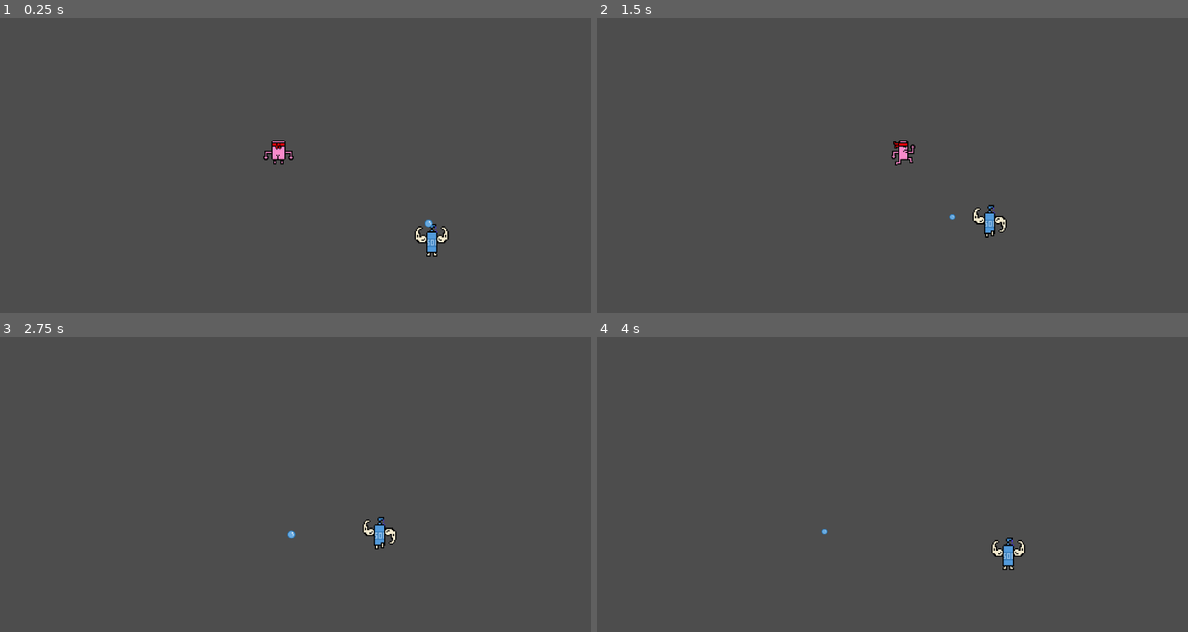
Above: before the commit, frames 1-4 (two rows, left to right).
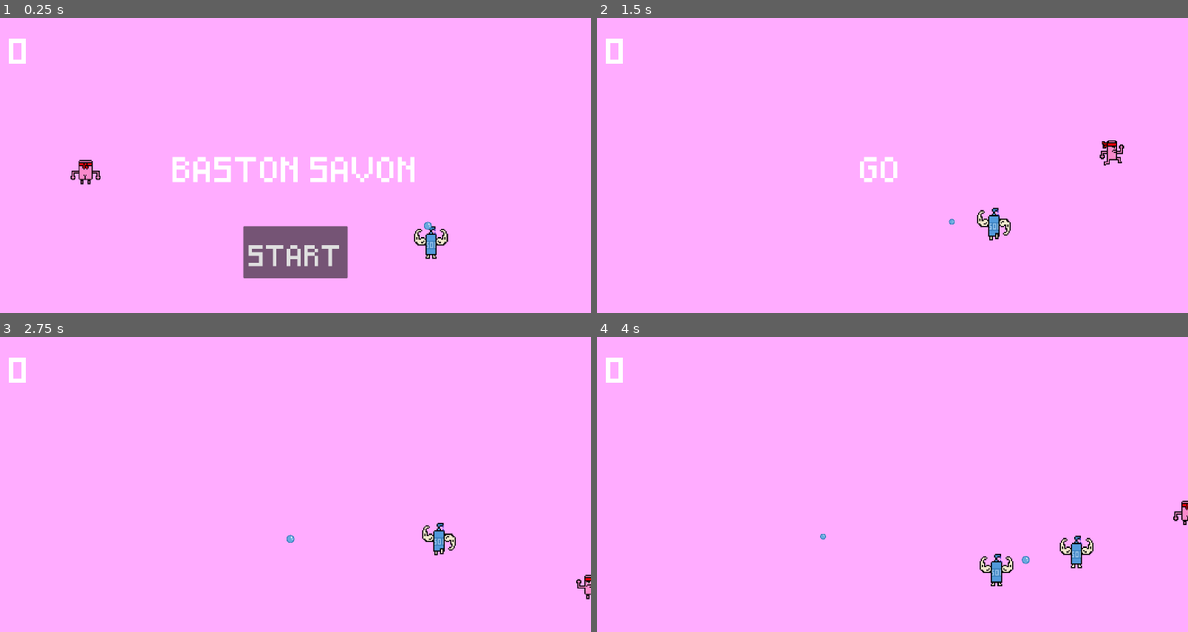
Above: after the commit, the same moments.

Repository: Tibo3103/BagarreBaignoire
Game: Godot game, scene res://main.tscn
Two runs of this game, one before a commit and one after it. Both use one fixed random seed, a clock stepped at 60 frames per second and the inputs below.
Inputs (mouse positions are in pixels of both pictures, inside the frame that each line leads up to):
- Up to frame 1 (0.25 s): no input
- Up to frame 2 (1.5 s): click (892, 251) at 0.5 s, where only the run after the commit has a clickable "START"; hold D (move_right) from 1.28 s (still down); hold Space (dash) from 1.28 s (still down)
- Up to frame 3 (2.75 s): release D (move_right) at 2.03 s; release Space (dash) at 2.03 s; hold S (move_backward) from 2.03 s (still down); tap Space (dash) at 2.1 s
- Up to frame 4 (4 s): release S (move_backward) at 2.78 s; hold D (move_right) 2.78-3.53 s; hold Space (dash) 2.78-3.53 s; hold W (move_forward) from 3.53 s (still down); tap Space (dash) at 3.6 s

The runs differ from the first frame. In frame 1, 100% of the frame differs, in the area x 0-100%, y 0-100%; in frame 2, 100%; in frame 3, 100%; in frame 4, 100%.

Commit message:
Layout debut jeu + GameOverSound

Diff:
--- /dev/null
+++ b/hud.gd
@@ -0,0 +1,29 @@
+extends CanvasLayer
+
+signal start_game
+func show_message(text):
+	#Création du message texte
+	$Message.text=text
+	$Message.show()
+	$MessageTimer.start()
+func show_game_over():
+	show_message("GAME OVER")
+	await $MessageTimer.timeout
+	#Réaffiché apres la mort
+	$Message.text="BASTON SAVON"
+	$Message.show()
+	#Mise en place du cooldown pour relancer une partie apres la mort
+	await get_tree().create_timer(1.0).timeout
+	$StartButton.show()
+	#Fonction qui actualise le score chaque seconde
+func update_score(score):
+	$ScoreLabel.text=str(score)
+
+
+func _on_start_button_pressed():
+	$StartButton.hide()
+	start_game.emit()
+
+
+func _on_message_timer_timeout():
+	$Message.hide()
--- /dev/null
+++ b/hud.tscn
@@ -0,0 +1,57 @@
+[gd_scene load_steps=3 format=3 uid="uid://ig6g412tve4g"]
+
+[ext_resource type="Script" path="res://hud.gd" id="1_gh7da"]
+[ext_resource type="FontFile" uid="uid://d3f84jgjrdioa" path="res://images/Pixeled.ttf" id="2_7tbd6"]
+
+[node name="HUD" type="CanvasLayer"]
+script = ExtResource("1_gh7da")
+
+[node name="ScoreLabel" type="Label" parent="."]
+offset_right = 112.0
+offset_bottom = 140.0
+size_flags_horizontal = 4
+theme_override_fonts/font = ExtResource("2_7tbd6")
+theme_override_font_sizes/font_size = 60
+text = "0"
+horizontal_alignment = 1
+
+[node name="Message" type="Label" parent="."]
+anchors_preset = 8
+anchor_left = 0.5
+anchor_top = 0.5
+anchor_right = 0.5
+anchor_bottom = 0.5
+offset_left = -94.5
+offset_top = -23.0
+offset_right = 94.5
+offset_bottom = 23.0
+grow_horizontal = 2
+grow_vertical = 2
+size_flags_horizontal = 0
+theme_override_fonts/font = ExtResource("2_7tbd6")
+theme_override_font_sizes/font_size = 60
+text = "BASTON SAVON"
+vertical_alignment = 1
+
+[node name="StartButton" type="Button" parent="."]
+anchors_preset = 7
+anchor_left = 0.5
+anchor_top = 1.0
+anchor_right = 0.5
+anchor_bottom = 1.0
+offset_left = -150.0
+offset_top = -250.0
+offset_right = 150.0
+offset_bottom = -100.0
+grow_horizontal = 2
+grow_vertical = 0
+theme_override_fonts/font = ExtResource("2_7tbd6")
+theme_override_font_sizes/font_size = 50
+text = "START"
+
+[node name="MessageTimer" type="Timer" parent="."]
+wait_time = 2.0
+one_shot = true
+
+[connection signal="pressed" from="StartButton" to="." method="_on_start_button_pressed"]
+[connection signal="timeout" from="MessageTimer" to="." method="_on_message_timer_timeout"]
--- a/joueur.gd
+++ b/joueur.gd
@@ -11,25 +11,25 @@
 	var velocity = Vector2.ZERO
 	if Input.is_action_pressed("move_right"):
 		if Input.is_action_pressed("dash"):
-			velocity.x += 20
+			position.x += 50
 			print("dash droite")
 		velocity.x += 1
 		$AnimatedSprite2D.animation="droite"
 	if Input.is_action_pressed("move_left"):
 		if Input.is_action_pressed("dash"):
-			velocity.x -= 20
+			velocity.x -= 2
 			print("dash gauche")
 		velocity.x -= 1
 		$AnimatedSprite2D.animation="gauche"
 	if Input.is_action_pressed("move_backward"):
 		if Input.is_action_pressed("dash"):
-			velocity.y += 20
+			velocity.y += 2
 			print("dash bas")
 		velocity.y += 1
 		$AnimatedSprite2D.animation="bas"
 	if Input.is_action_pressed("move_forward"):
 		if Input.is_action_pressed("dash"):
-			velocity.y -= 1
+			velocity.y -= 2
 			print("dash haut")
 		velocity.y -= 1
 		$AnimatedSprite2D.animation="haut"
@@ -37,7 +37,7 @@
 
 
 	if velocity.length() > 0:
-		velocity = velocity.normalized() * speed;
+		velocity = velocity * speed;
 		$AnimatedSprite2D.play()
 
 	else:
--- a/main.gd
+++ b/main.gd
@@ -1,6 +1,7 @@
 extends Node
 
 @export var mob_scene: PackedScene
+var score
 
 
 func _ready():
@@ -9,12 +10,7 @@
 		push_error("mob_scene is not assigned!")
 		return
 
-	new_game()
-
-
-func _on_start_timer_timeout():
-	$mobTimer.start()
-
+	#new_game()
 
 func _on_mob_timer_timeout():
 	# Vérification si la scène du mob est assignée
@@ -42,14 +38,25 @@
 	# Ajouter le mob à la scène
 	add_child(mob)
 
+func game_over() -> void:
+	#$Music.stop()
+	$GameOverSound.play()
+	$ScoreTimer.stop()
+	$mobTimer.stop();
+	$HUD.show_game_over()
 
 
-
-
-
-func game_over() -> void:
-	$mobTimer.stop();
-
 func new_game():
+	#$Music.play()
+	score=0
 	$mobTimer.start()
 	$Player.start($startPosition.position)
+	$HUD.update_score(score)
+	$HUD.show_message("GO")
+
+func _on_start_timer_timeout():
+	$mobTimer.start()
+	$ScoreTimer.start()
+func _on_score_timer_timeout():
+	score+=1
+	$HUD.update_score(score)
--- a/main.tscn
+++ b/main.tscn
@@ -1,8 +1,10 @@
-[gd_scene load_steps=5 format=3 uid="uid://cq1se6ncmmfg1"]
+[gd_scene load_steps=7 format=3 uid="uid://cq1se6ncmmfg1"]
 
 [ext_resource type="Script" path="res://main.gd" id="1_bkx4a"]
 [ext_resource type="PackedScene" uid="uid://cbamkm1t8sl01" path="res://player.tscn" id="1_iw1cx"]
 [ext_resource type="PackedScene" uid="uid://bmjqmn5peipua" path="res://pouce_pouce.tscn" id="2_45s8h"]
+[ext_resource type="PackedScene" uid="uid://ig6g412tve4g" path="res://hud.tscn" id="4_7kfrq"]
+[ext_resource type="AudioStream" uid="uid://dm2w277nh22j7" path="res://Sounds/KeunotorSound.ogg" id="5_81fqt"]
 
 [sub_resource type="Curve2D" id="Curve2D_s7nfh"]
 _data = {
@@ -13,6 +15,14 @@
 [node name="main" type="Node"]
 script = ExtResource("1_bkx4a")
 mob_scene = ExtResource("2_45s8h")
+
+[node name="ColorRect" type="ColorRect" parent="."]
+anchors_preset = 15
+anchor_right = 1.0
+anchor_bottom = 1.0
+grow_horizontal = 2
+grow_vertical = 2
+color = Color(1, 0.67451, 1, 1)
 
 [node name="Player" parent="." instance=ExtResource("1_iw1cx")]
 position = Vector2(245, 457)
@@ -35,6 +45,12 @@
 
 [node name="pouce-pouce" parent="." instance=ExtResource("2_45s8h")]
 
+[node name="HUD" parent="." instance=ExtResource("4_7kfrq")]
+
+[node name="GameOverSound" type="AudioStreamPlayer" parent="."]
+stream = ExtResource("5_81fqt")
+
 [connection signal="hit" from="Player" to="." method="game_over"]
 [connection signal="timeout" from="mobTimer" to="." method="_on_mob_timer_timeout"]
 [connection signal="timeout" from="startTimer" to="." method="_on_start_timer_timeout"]
+[connection signal="start_game" from="HUD" to="." method="new_game"]
Not shown, added: Sounds/KeunotorSound.ogg.import
Binary file added: images/Pixeled.ttf
Not shown, added: images/Pixeled.ttf.import
Not shown, added: Sounds/KeunotorSound.ogg
